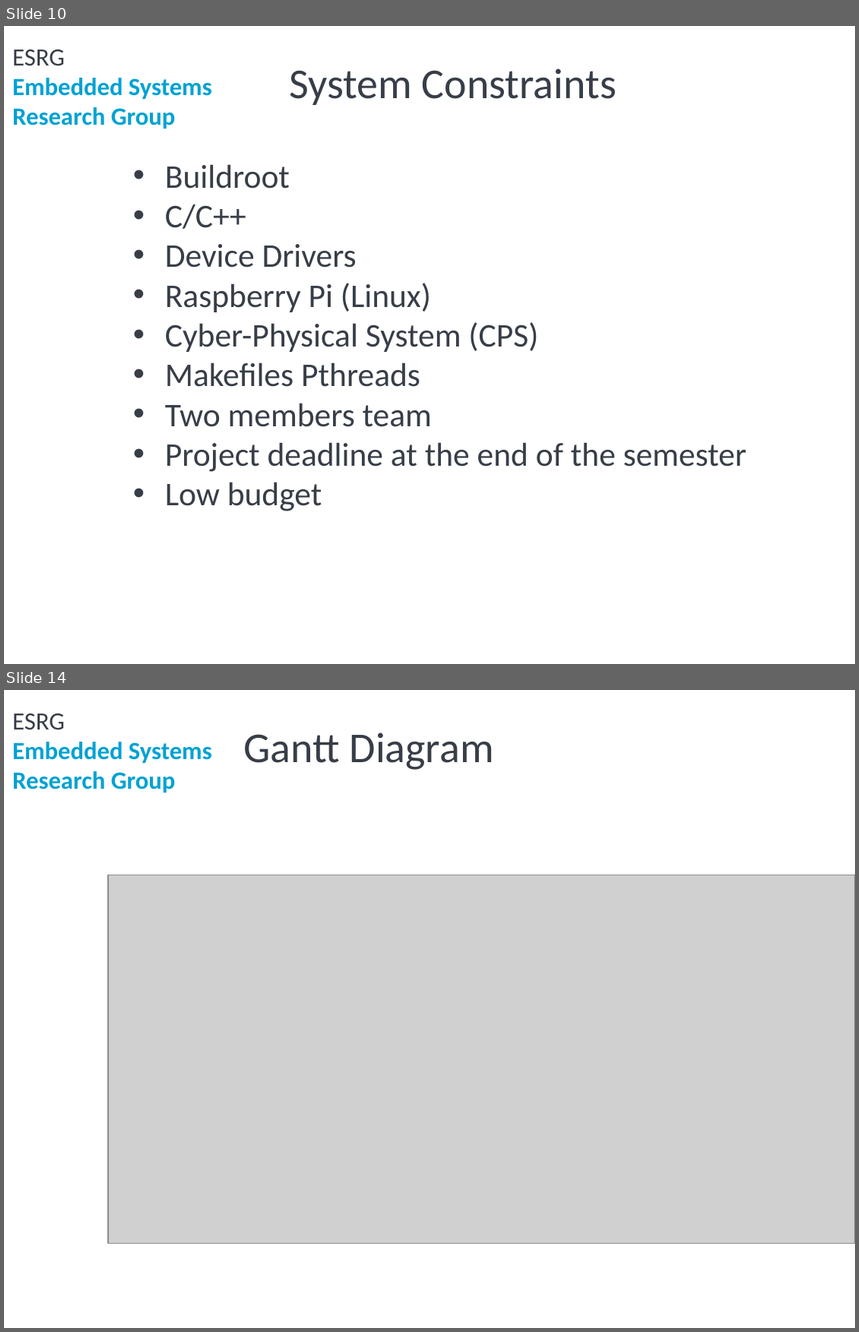
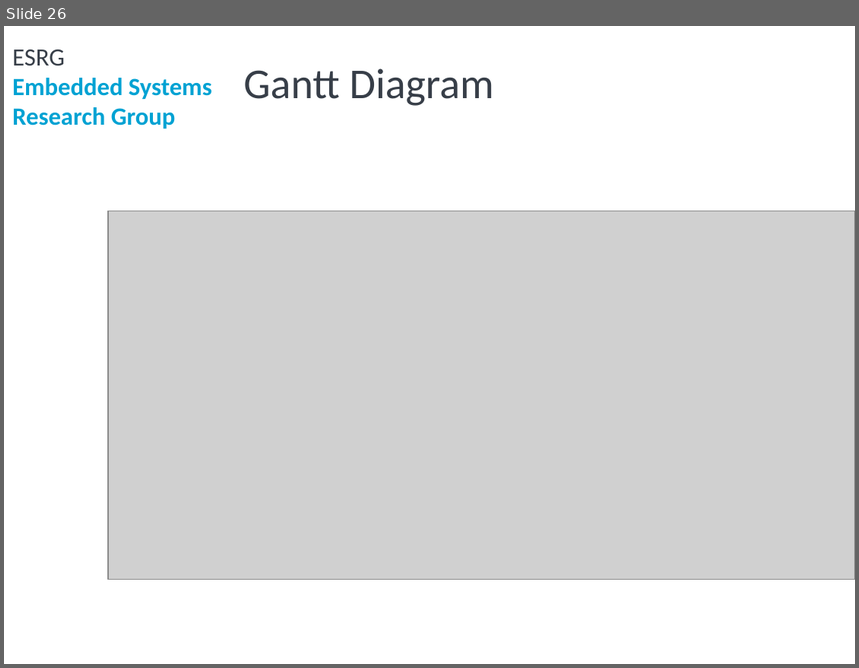
Before and after one commit to ESRGgroup9/slipad, a slide deck: project/group9.pptx. Shown one above the other, each under a label of ours: slides 10 and 14 before the commit, slide 26 after it; the slides between them are not shown. The pictures are 859x1332 and 859x668 pixels, drawn with LibreOffice and Linux fonts; fonts in the diff are those of the drawing; grey boxes stand for pictures; background and template pictures are left out. Boxes give left, top, right and bottom in pixels: in the first picture for what was removed or moved away, otherwise in the second. Text is boxed around its words. In the diff, an @@ line names an element or a change of style, - is before the commit and + after.

Commit message:
Presentation and budget

```diff
--- a/project/group9.pptx
+++ b/project/group9.pptx
@@ slide 10 removed at (x1=4, y1=26, x2=855, y2=664), background #FFFFFF; not listed: 2 template elements that a slide beside it also shows @@
@@ title removed at (x1=289, y1=69, x2=617, y2=105) @@
-System Constraints
@@ text removed at (x1=165, y1=164, x2=747, y2=512) @@
-• Buildroot
-• C/C++
-• Device Drivers
-• Raspberry Pi (Linux)
-• Cyber-Physical System (CPS)
-• Makefiles Pthreads
-• Two members team
-• Project deadline at the end of the semester
-• Low budget
@@ what was slide 14 is now slide 26 @@
```
Also in this commit, not shown: 7 slides changed, 18 slides added, 5 other slides removed, 1 other file.
